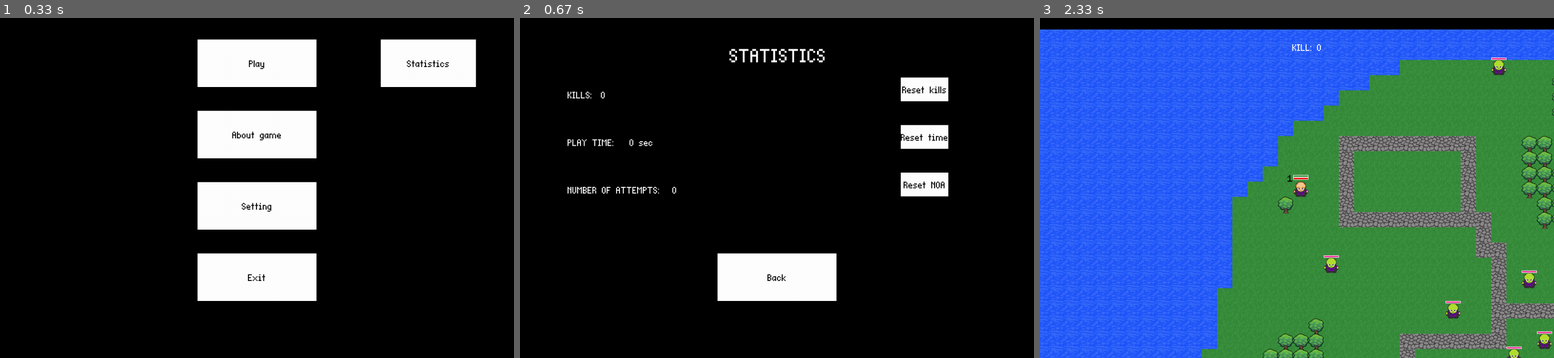
Above: before the commit, frames 1-3 (left to right).
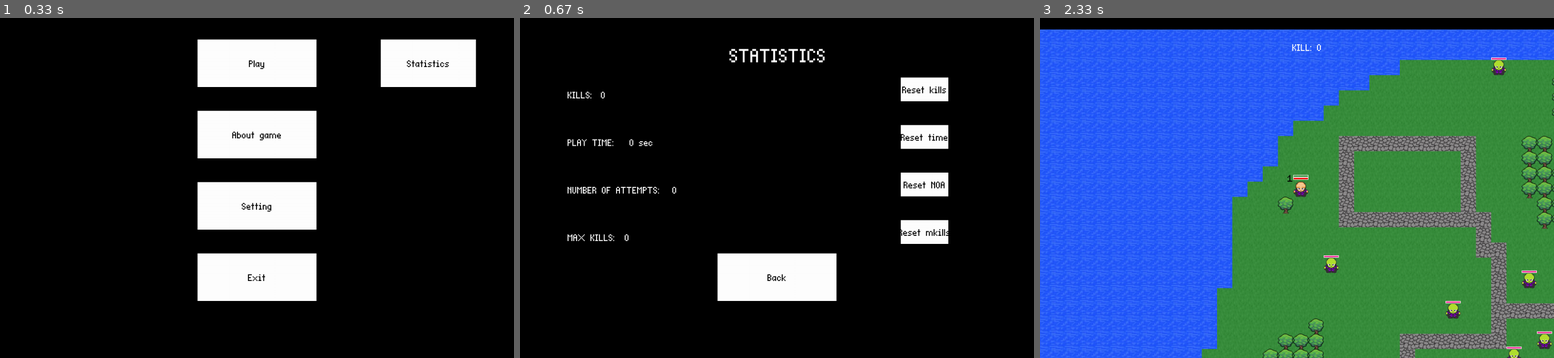
Above: after the commit, the same moments.

Repository: KrllF/PygameRPG
Game: pygame game, started from main.py
The game is run twice, just before and just after one commit, with the same random seed, the same clock (stepped at 60 frames per second) and the same inputs.
Inputs (mouse positions are in pixels of both pictures, inside the frame that each line leads up to):
- Up to frame 1 (0.33 s): no input
- Up to frame 2 (0.67 s): click (946, 62) at 0.38 s
- Up to frame 3 (2.33 s): click (1348, 262) at 1.72 s; click (1297, 62) at 2.05 s

Frame 1 is identical in both runs. In frame 2, 0.7% of the frame differs, in the area x 9-84%, y 59-67%; in frame 3, nothing differs.

Commit message:
data_base(max_kills)

Diff:
--- a/database.py
+++ b/database.py
@@ -9,9 +9,9 @@
     (player_id INTEGER PRIMARY KEY,
     kills BIGINT,
     play_time BIGINT,
-    number_of_attempts BIGINT
+    number_of_attempts BIGINT,
+    max_kills BIGINT
 )""")
-
 
 db.close()
 
@@ -24,7 +24,9 @@
     existing_player = cursor.fetchone()
 
     if existing_player is None:
-        cursor.execute("INSERT INTO users (player_id, kills, play_time, number_of_attempts) VALUES (?, 0, 0, 0)", (player_id,))
+        cursor.execute(
+            "INSERT INTO users (player_id, kills, play_time, number_of_attempts, max_kills) VALUES (?, 0, 0, 0, 0)",
+            (player_id,))
         db.commit()
 
     db.close()
@@ -109,6 +111,7 @@
     else:
         return 0
 
+
 # number of attempts
 
 def update_number_of_attempts(player_id):
@@ -144,3 +147,46 @@
         return number_of_attempts[0]
     else:
         return 0
+
+
+# max kills
+
+def update_max_kills(player_id, new_kills):
+    db = sqlite3.connect("statistics.db")
+    cursor = db.cursor()
+
+    cursor.execute("SELECT * FROM users WHERE player_id=?", (player_id,))
+    player_data = cursor.fetchone()
+
+    if player_data:
+        current_max_kills = player_data[3]
+        if new_kills > current_max_kills:
+            cursor.execute("UPDATE users SET max_kills=? WHERE player_id=?", (new_kills, player_id))
+            db.commit()
+
+    db.close()
+
+
+def reset_max_kills(player_id):
+    db = sqlite3.connect("statistics.db")
+    cursor = db.cursor()
+
+    cursor.execute("UPDATE users SET max_kills=0 WHERE player_id=?", (player_id,))
+    db.commit()
+
+    db.close()
+
+
+def get_max_kills(player_id):
+    db = sqlite3.connect("statistics.db")
+    cursor = db.cursor()
+
+    cursor.execute("SELECT max_kills FROM users WHERE player_id=?", (player_id,))
+    max_kills = cursor.fetchone()
+
+    db.close()
+
+    if max_kills:
+        return max_kills[0]
+    else:
+        return 0
--- a/main.py
+++ b/main.py
@@ -114,6 +114,7 @@
                 self.running = False
         self.end_game_time = pygame.time.get_ticks()
         update_play_time(1, self.end_game_time - self.start_game_time)
+        update_max_kills(1, self.player.kill_for_session)
         self.running = False
 
     def game_over(self):
@@ -164,6 +165,7 @@
         reset_kills_game = Menu_button((800, 130), 100, 50, BLACK, WHITE, 'Reset kills', 32, 2)
         reset_play_time_game = Menu_button((800, 230), 100, 50, BLACK, WHITE, 'Reset time', 32, 2)
         reset_number_of_attempts_game = Menu_button((800, 330), 100, 50, BLACK, WHITE, 'Reset NOA', 32, 2)
+        reset_max_kills_game = Menu_button((800, 430), 100, 50, BLACK, WHITE, 'Reset mkills', 32, 2)
         sliderFPS = Slider((SIZE[0] // 2, SIZE[1] // 2 - 100), (200, 50), 0.5, 30, 120)
 
         intro = True
@@ -245,6 +247,7 @@
                 self.screen.blit(reset_kills_game.image, reset_kills_game.rect)
                 self.screen.blit(reset_play_time_game.image, reset_play_time_game.rect)
                 self.screen.blit(reset_number_of_attempts_game.image, reset_number_of_attempts_game.rect)
+                self.screen.blit( reset_max_kills_game.image,  reset_max_kills_game.rect)
                 self.screen.blit(self.font1.render("STATISTICS", True, 'WHITE'), (440, 50))
 
                 self.screen.blit(self.font.render("KILLS:", True, 'WHITE'), (100, 150))
@@ -255,6 +258,9 @@
 
                 self.screen.blit(self.font.render("NUMBER OF ATTEMPTS:", True, 'WHITE'), (100, 350))
                 self.screen.blit(self.font.render(str(get_number_of_attempts(1)), True, 'WHITE'), (320, 350))
+
+                self.screen.blit(self.font.render("MAX KILLS:", True, 'WHITE'), (100, 450))
+                self.screen.blit(self.font.render(str(get_max_kills(1)), True, 'WHITE'), (220, 450))
 
 
             else:
